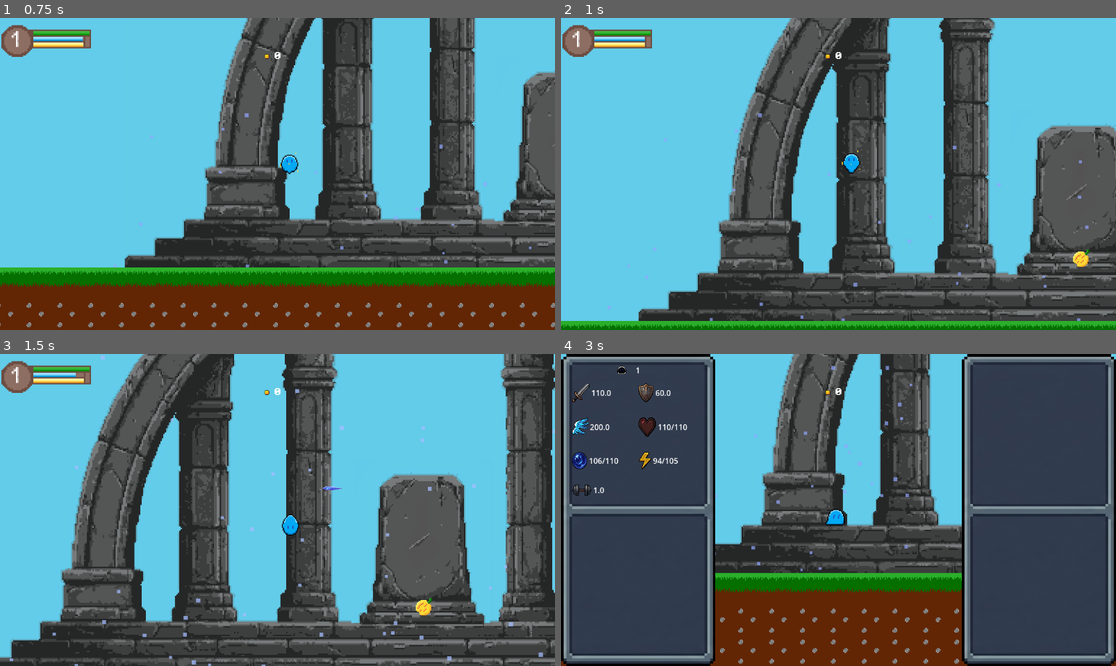
Above: before the commit, frames 1-4 (two rows, left to right).
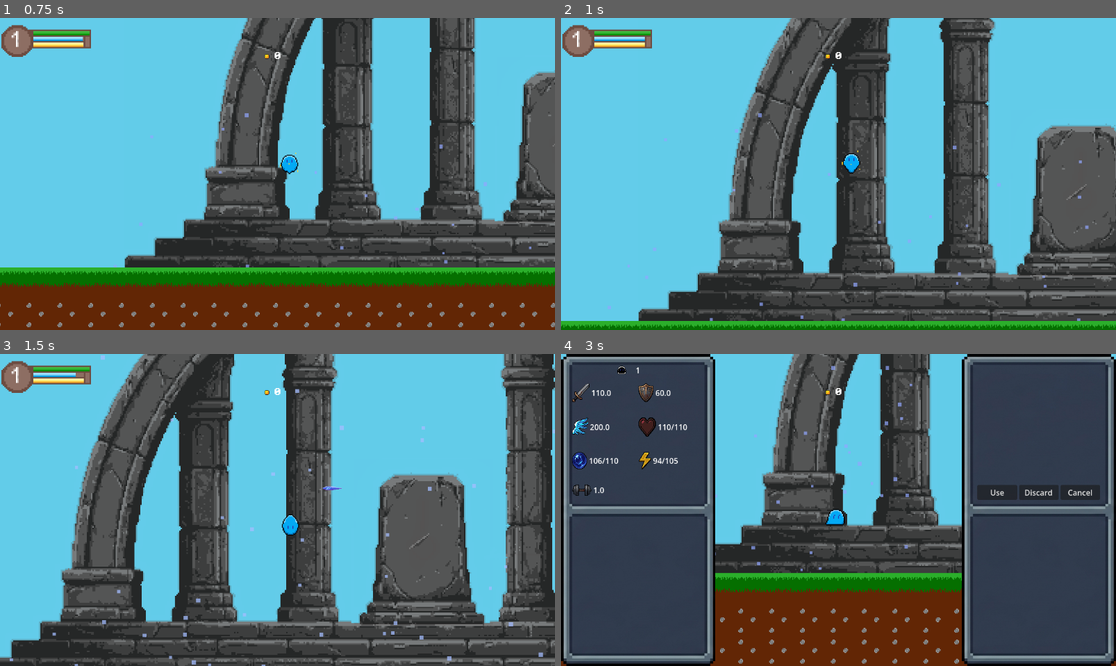
Above: after the commit, the same moments.

Repository: HEX-nova/Elegy-of-Ascension
Game: Godot game, scene res://Scenes/Tutorial.tscn
The game is run twice, just before and just after one commit, with the same random seed, the same clock (stepped at 60 frames per second) and the same inputs.
Inputs (mouse positions are in pixels of both pictures, inside the frame that each line leads up to):
- Up to frame 1 (0.75 s): tap Enter (ui_accept) at 0.5 s; move the mouse to (399, 158) at 0.52 s; press the mouse at (399, 158) at 0.53 s; hold Right (ui_right) from 0.53 s (still down)
- Up to frame 2 (1 s): keep holding Right (ui_right); tap Enter (ui_accept) at 0.77 s
- Up to frame 3 (1.5 s): keep holding Right (ui_right); move the mouse to (166, 525) at 1.27 s; release the mouse at (166, 525) at 1.28 s; right-click (166, 525) at 1.35 s
- Up to frame 4 (3 s): tap Enter (ui_accept) at 1.52 s; move the mouse to (894, 441) at 2.02 s; release Right (ui_right) at 2.03 s; hold Left (ui_left) 2.03-2.78 s; hold Shift (Sprint) 2.03-2.78 s; move the mouse to (810, 572) at 2.77 s; hold Right (ui_right) from 2.78 s (still down); tap U (Stats) at 2.85 s

Frame 1 is identical in both runs. In frame 2, 0.1% of the frame differs, in the area x 92-96%, y 74-80%; in frame 3, 0.1%; in frame 4, 1.0%, in the area x 74-98%, y 42-47%.
Error after the commit: Parse Error: Could not find type "string" in the current scope. (res://Scripts/itemdata.gd:12)

Commit message:
changes to itemdata, and attempt to customize inventory system

Diff:
--- a/Scenes/inventory.tscn
+++ b/Scenes/inventory.tscn
@@ -33,9 +33,36 @@
 anchor_right = 0.5
 offset_left = -128.3023
 offset_top = 23.0
-offset_right = 126.69771
-offset_bottom = 310.0
+offset_right = 126.69769
+offset_bottom = 274.0
 grow_horizontal = 2
 
 [node name="unit" type="VBoxContainer" parent="BG/scroll" unique_id=688451101]
 layout_mode = 2
+
+[node name="HBoxContainer" type="GridContainer" parent="BG" unique_id=985166564]
+layout_mode = 1
+anchors_preset = 4
+anchor_top = 0.5
+anchor_bottom = 0.5
+offset_left = 32.0
+offset_top = -52.0
+offset_right = 287.0
+offset_bottom = -17.0
+grow_vertical = 2
+columns = 3
+
+[node name="use" type="Button" parent="BG/HBoxContainer" unique_id=1127442731]
+layout_mode = 2
+size_flags_horizontal = 3
+text = "Use"
+
+[node name="discard" type="Button" parent="BG/HBoxContainer" unique_id=178833647]
+layout_mode = 2
+size_flags_horizontal = 3
+text = "Discard"
+
+[node name="cancel" type="Button" parent="BG/HBoxContainer" unique_id=600126005]
+layout_mode = 2
+size_flags_horizontal = 3
+text = "Cancel"
--- a/Scripts/itemdata.gd
+++ b/Scripts/itemdata.gd
@@ -1,8 +1,12 @@
 class_name ItemData
 extends Resource
+
+enum Type {consumable, key, tradable, weapon, equipment}
 
 @export var name: String = ""
 @export var weight: float = 1.0
 @export var value: int = 10
 @export var quantity : int = 1
 @export var icon: Texture2D # For UI later
+@export var type : Type = Type.consumable
+@export var description : string = ""
